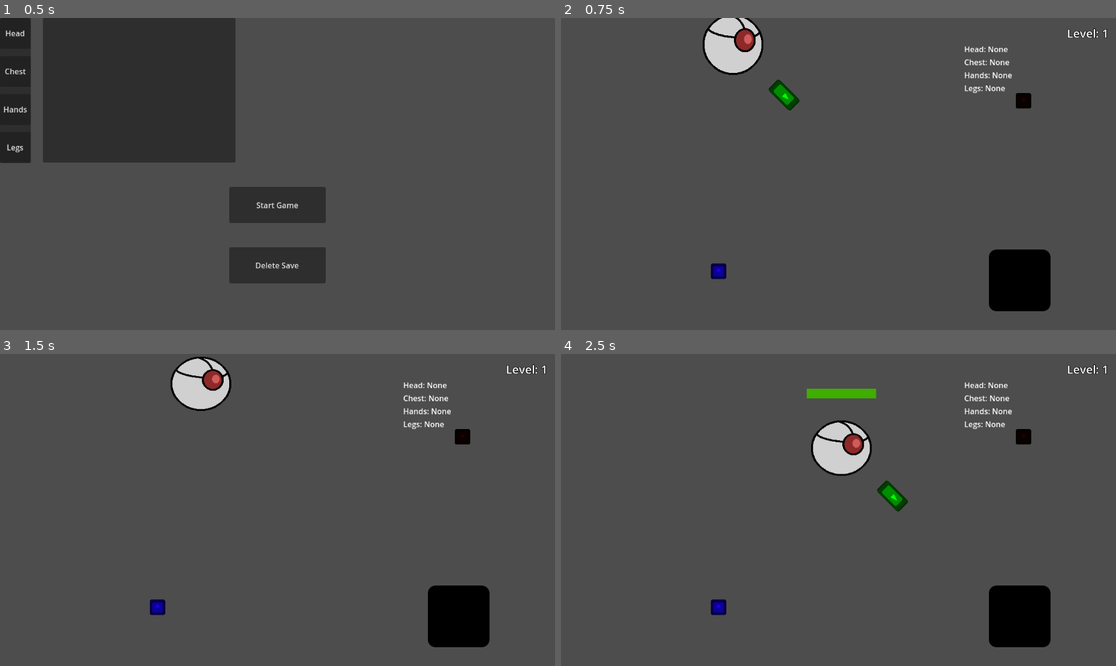
Above: before the commit, frames 1-4 (two rows, left to right).
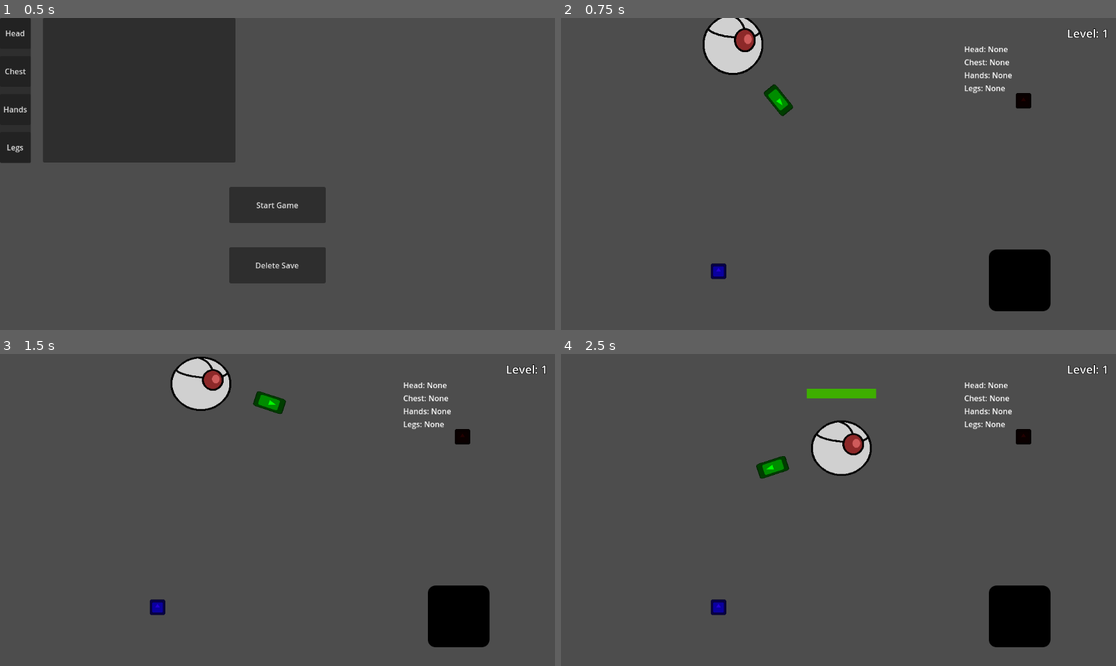
Above: after the commit, the same moments.

Repository: TRushton95/Aberration
Game: Godot game, scene res://app.tscn
The game is run twice, just before and just after one commit, with the same random seed, the same clock (stepped at 60 frames per second) and the same inputs. The engine's default icon, where the game draws it, is replaced by a stand-in: a white triangle on a blue panel in a dark square.
Inputs (mouse positions are in pixels of both pictures, inside the frame that each line leads up to):
- Up to frame 1 (0.5 s): no input
- Up to frame 2 (0.75 s): click "Start Game" at 0.5 s
- Up to frame 3 (1.5 s): tap Enter (attack, bound only before the commit) at 1.25 s; move the mouse to (399, 494) at 1.27 s; hold D (move_right) from 1.28 s (still down); click (399, 494) at 1.35 s
- Up to frame 4 (2.5 s): tap Enter (attack, bound only before the commit) at 1.55, 2.1 s; move the mouse to (727, 525) at 2.02 s; release D (move_right) at 2.03 s; hold S (move_down) from 2.03 s (still down); click (727, 525) at 2.3 s

Frame 1 is identical in both runs. In frame 2, 0.3% of the frame differs, in the area x 36-43%, y 19-32%; in frame 3, 0.3%; in frame 4, 0.6%, in the area x 35-63%, y 32-51%.

Commit message:
Make sword follow mouse

Diff:
--- a/src/game/entities/weapons/sword/sword.gd
+++ b/src/game/entities/weapons/sword/sword.gd
@@ -9,16 +9,7 @@
 @onready var _hurtbox : Area2D = $Hurtbox
 
 var _attack_progress_s : float = -1.0
-var _facing : Vector2 = Vector2.DOWN
-var _render_facing : Vector2 = Vector2.DOWN
-
-
-func _on_owner_direction_changed(_drection: Enums.Direction) -> void:
-	_facing = _owner.get_direction_component().get_angle()
-
-	if _attack_progress_s == -1.0:
-		_render_facing = _facing
-		_update_position(0)
+var _attack_direction : Vector2
 
 
 func _on_hurtbox_body_entered(body: Node2D) -> void:
@@ -31,7 +22,7 @@
 
 func _on_fired() -> void:
 	_attack_progress_s = 0.0
-	_render_facing = _facing
+	_attack_direction = _owner.global_position.direction_to(get_global_mouse_position())
 
 	var percentage_progress : float = _attack_progress_s / ATTACK_DURATION_S
 	_update_position(percentage_progress)
@@ -41,12 +32,15 @@
 func _on_ready() -> void:
 	_update_position(0.0)
 
-	_facing = _owner.get_direction_component().get_angle()
-	_owner.get_direction_component().direction_changed.connect(_on_owner_direction_changed)
-
 
 func _physics_process(delta: float) -> void:
 	if _attack_progress_s < 0.0:
+		var center_offset : Vector2 = Vector2(0, -64) # Horrible hardcoding
+		var mouse_pos : Vector2 = get_global_mouse_position()
+		var mouse_angle : Vector2 = _owner.global_position.direction_to(mouse_pos)
+
+		global_position = _owner.global_position + center_offset + (mouse_angle * _attack_circle_radius)
+		rotation = mouse_angle.angle() + (TAU / 4)
 		return
 
 	_attack_progress_s += delta
@@ -56,15 +50,13 @@
 
 	if _attack_progress_s > ATTACK_DURATION_S:
 		_attack_progress_s = -1.0
-		_render_facing = _facing
-		_update_position(0)
 		_hurtbox.monitoring = false
 
 
 func _update_position(percentage_progress: float) -> void:
-	var angle_rads: float = (_sweep_angle_rads * percentage_progress) + (TAU / 8) + _render_facing.angle() - (TAU / 4)
+	var angle_rads : float = _attack_direction.angle() - (_sweep_angle_rads / 2) + (_sweep_angle_rads * percentage_progress)
 	var direction_from_owner : Vector2 = Vector2.from_angle(angle_rads)
-	rotation = angle_rads + (TAU / 4)
 
 	var center_offset : Vector2 = Vector2(0, -64) # Horrible hardcoding
 	global_position = _owner.global_position + center_offset + (direction_from_owner * _attack_circle_radius)
+	rotation = angle_rads + (TAU / 4)
--- a/src/project.godot
+++ b/src/project.godot
@@ -43,7 +43,7 @@
 }
 attack={
 "deadzone": 0.2,
-"events": [Object(InputEventKey,"resource_local_to_scene":false,"resource_name":"","device":-1,"window_id":0,"alt_pressed":false,"shift_pressed":false,"ctrl_pressed":false,"meta_pressed":false,"pressed":false,"keycode":0,"physical_keycode":4194309,"key_label":0,"unicode":0,"location":0,"echo":false,"script":null)
+"events": [Object(InputEventMouseButton,"resource_local_to_scene":false,"resource_name":"","device":-1,"window_id":0,"alt_pressed":false,"shift_pressed":false,"ctrl_pressed":false,"meta_pressed":false,"button_mask":1,"position":Vector2(225, 5),"global_position":Vector2(234, 53),"factor":1.0,"button_index":1,"canceled":false,"pressed":true,"double_click":false,"script":null)
 ]
 }
 
